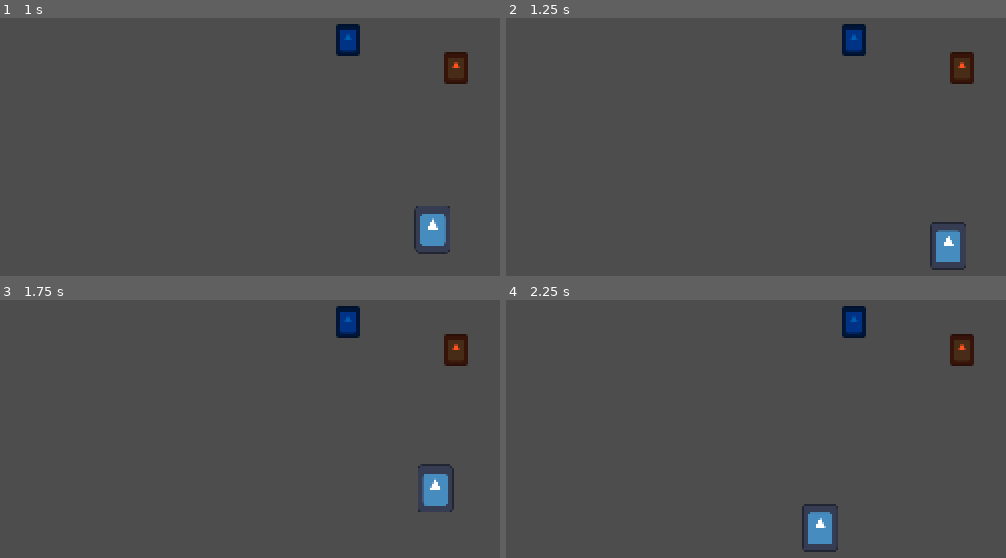
Above: before the commit, frames 1-4 (two rows, left to right).
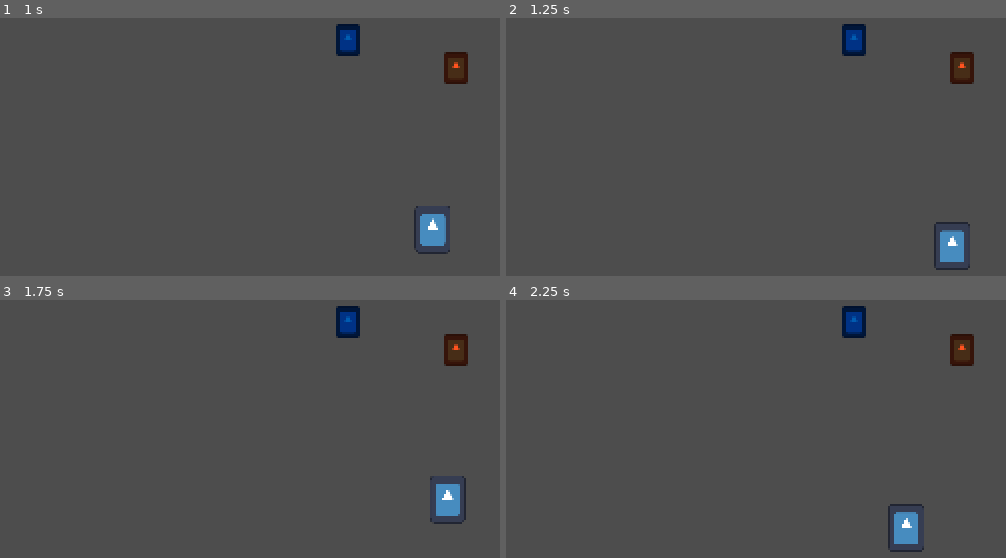
Above: after the commit, the same moments.

Repository: yhoundz/hellbound-to-heaven
Game: Godot game, scene res://world/world.tscn
The game is run twice, just before and just after one commit, with the same random seed, the same clock (stepped at 60 frames per second) and the same inputs. The engine's default icon, where the game draws it, is replaced by a stand-in: a white triangle on a blue panel in a dark square.
Inputs:
- Up to frame 1 (1 s): tap Enter (ui_accept) at 0.5, 0.77 s; hold Right (ui_right) from 0.53 s (still down)
- Up to frame 2 (1.25 s): keep holding Right (ui_right)
- Up to frame 3 (1.75 s): keep holding Right (ui_right); tap Enter (ui_accept) at 1.52 s
- Up to frame 4 (2.25 s): release Right (ui_right) at 2.03 s; hold Left (ui_left) from 2.03 s (still down)

Frame 1 is identical in both runs. In frame 2, 0.5% of the frame differs, in the area x 84-93%, y 79-98%; in frame 3, 1.1%; in frame 4, 1.6%, in the area x 59-84%, y 79-98%.

Commit message:
a

Diff:
--- a/player/player.gd
+++ b/player/player.gd
@@ -13,8 +13,8 @@
 
 @export var speed: int = 45
 @export var jump_speed: int = -200
-@export var acceleration: int = 12
-@export var friction: int = 24
+@export var acceleration: int = 30
+@export var friction: int = 40
 @export var curr_state: STATE = STATE.IDLE
 
 @onready var jump_timer: Timer = $jump_timer
@@ -102,17 +102,19 @@
 	else:
 		if is_on_wall_only():
 			var bounce_velocity: int = -real_x_velocity
-			bounce_velocity *= (get_real_velocity().y/(jump_speed - height_add))
+			bounce_velocity *= 0.5 * (get_real_velocity().y/(jump_speed - height_add))
 			velocity.x = bounce_velocity
 			curr_state = STATE.WALL_BOUNCE
 
 func act_fall() -> void:
 	just_jumped = false
 	if is_on_floor():
+		velocity.x = 0
 		curr_state = STATE.IDLE
 
 func act_wall_bounce() -> void:
 	if is_on_floor():
+		velocity.x = 0
 		curr_state = STATE.IDLE
 	if velocity.y > 0:
 		curr_state = STATE.FALLING
--- a/world/world.tscn
+++ b/world/world.tscn
@@ -121,7 +121,6 @@
 
 [node name="CollisionShape2D" type="CollisionShape2D" parent="slope"]
 rotation = 0.785398
-scale = Vector2(1, 1)
 shape = SubResource("RectangleShape2D_06vdt")
 
 [node name="portal" parent="." instance=ExtResource("3_nri13")]
Not shown, added: world/background/Sky5.png.import
